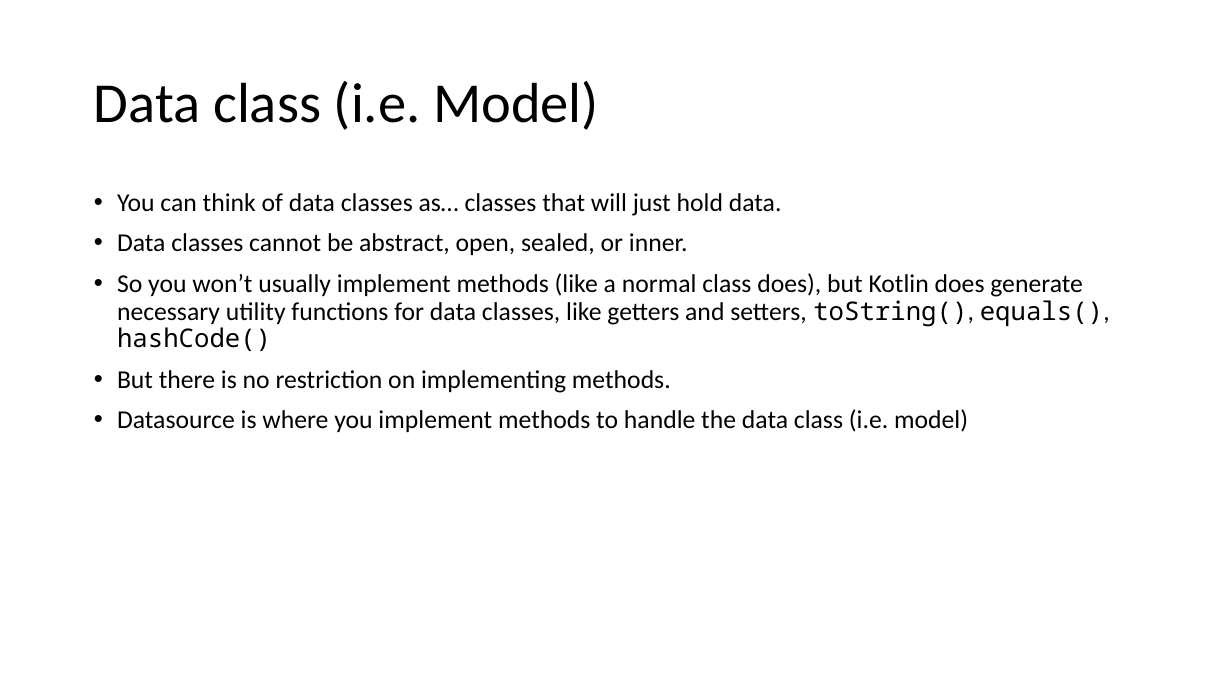
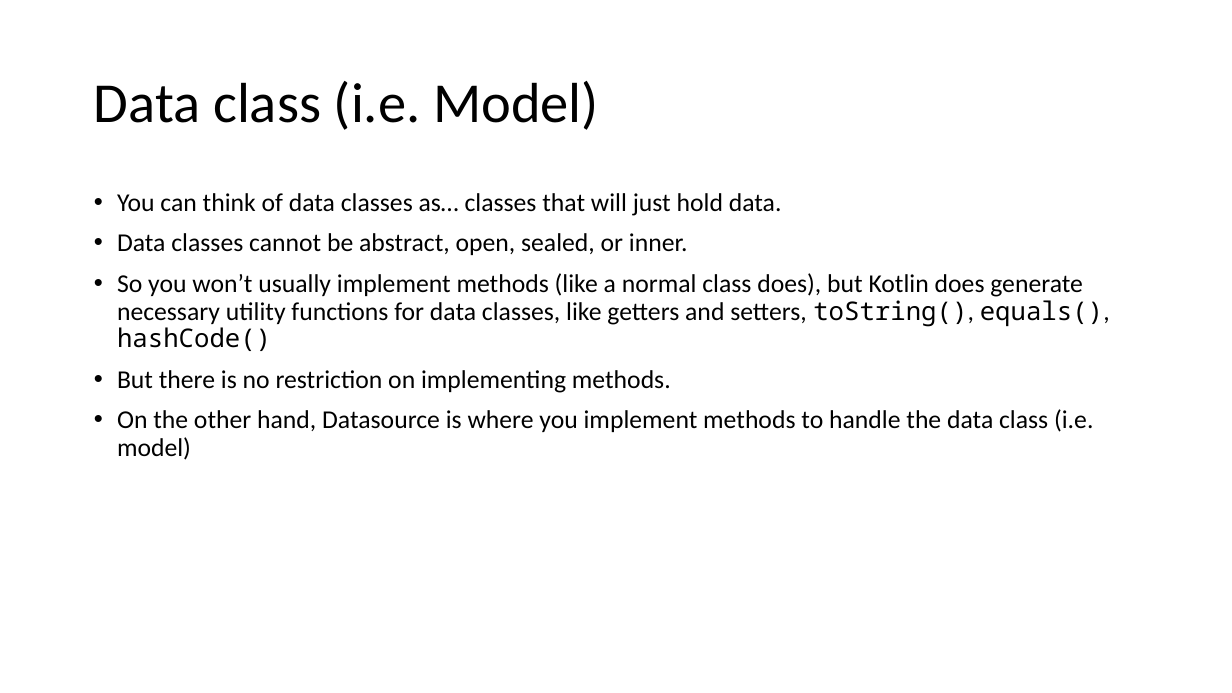
Before and after one commit to joellecorliss/Associate-Android-Developer, a slide deck: slide 35 of Android Basics in Kotlin.pptx (slide 28 before the commit). Drawn at 1232x693 pixels with LibreOffice and Linux fonts; fonts in the diff are those of the drawing. Boxes give left, top, right and bottom in pixels: in the first picture for what was removed or moved away, otherwise in the second. Text is boxed around its words. In the diff, an @@ line names an element or a change of style, - is before the commit and + after.

```diff
--- a/Android Basics in Kotlin.pptx
+++ b/Android Basics in Kotlin.pptx
@@ text at [117,409,1093,460]: text changed @@
-• Datasource is where you implement methods to handle the data class (i.e. model)
+• On the other hand, Datasource is where you implement methods to handle the data class (i.e. model)
```
Also in this commit, not shown: 3 other slides changed, 7 slides added.
